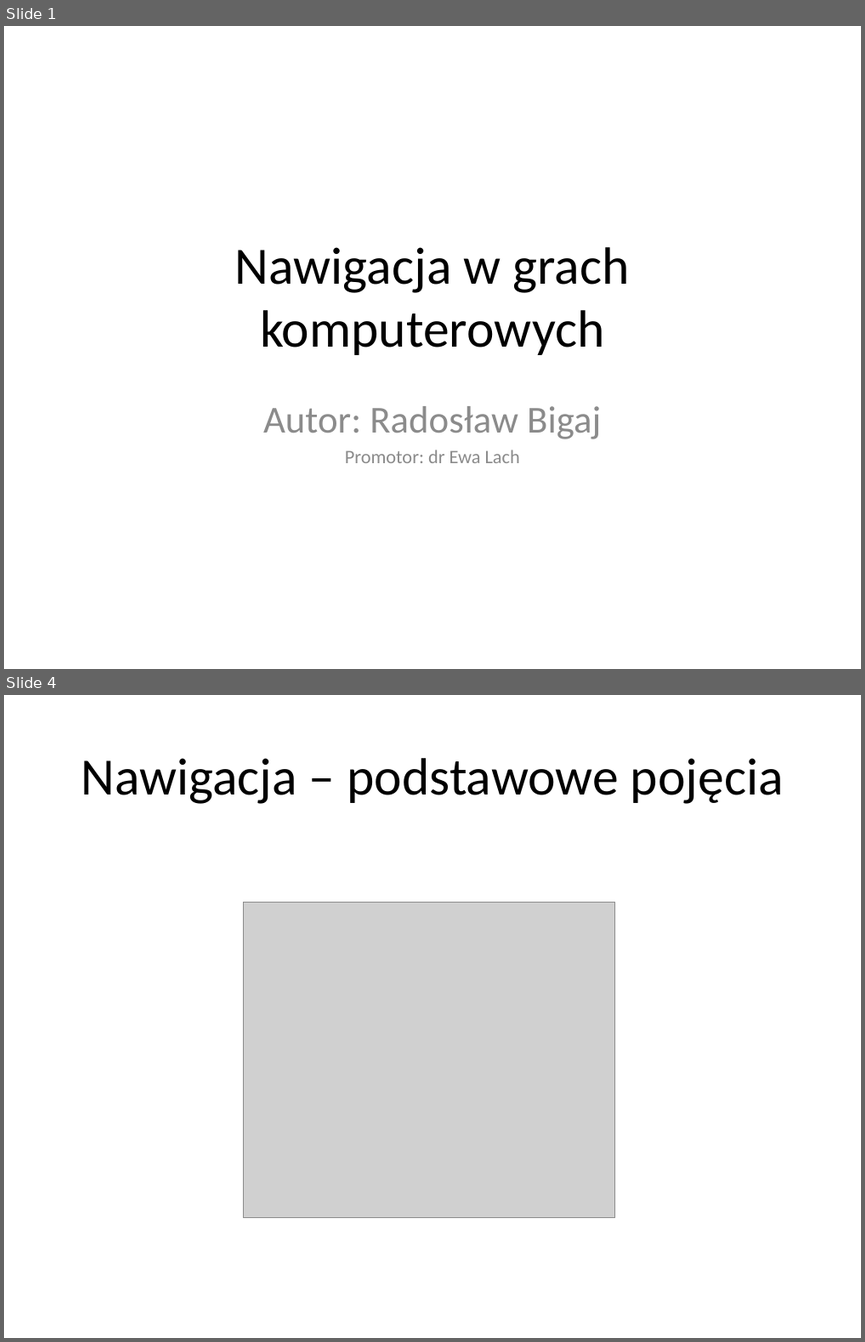
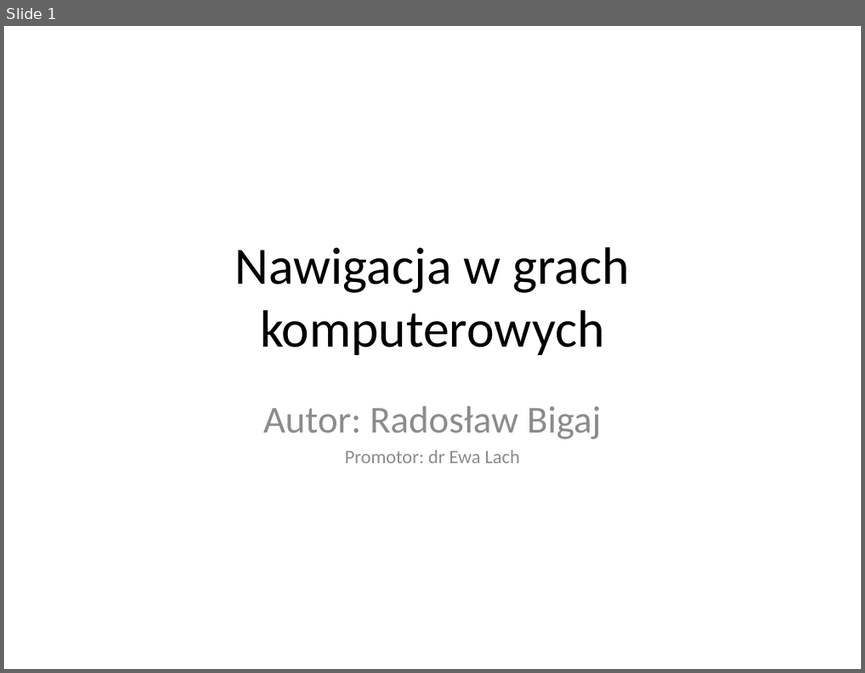
Before and after one commit to sskullgra/Character-Navigation, a slide deck: Nawigacja w grach komputerowych.pptx. Shown one above the other, each under a label of ours: slides 1 and 4 before the commit, slide 1 after it; the slides between them are not shown. The pictures are 865x1342 and 865x673 pixels, drawn with LibreOffice and Linux fonts; fonts in the diff are those of the drawing; grey boxes stand for pictures. Boxes give left, top, right and bottom in pixels: in the first picture for what was removed or moved away, otherwise in the second. Text is boxed around its words. In the diff, an @@ line names an element or a change of style, - is before the commit and + after.

```diff
--- a/Nawigacja w grach komputerowych.pptx
+++ b/Nawigacja w grach komputerowych.pptx
@@ slide 4 removed at (4, 695, 861, 1338), background #FFFFFF @@
@@ title removed at (80, 758, 783, 804) @@
-Nawigacja – podstawowe pojęcia
@@ picture removed at (244, 902, 615, 1218) @@
```
Also in this commit, not shown: 7 slides changed, 2 slides added, 1 other slide removed, 1 other file.
